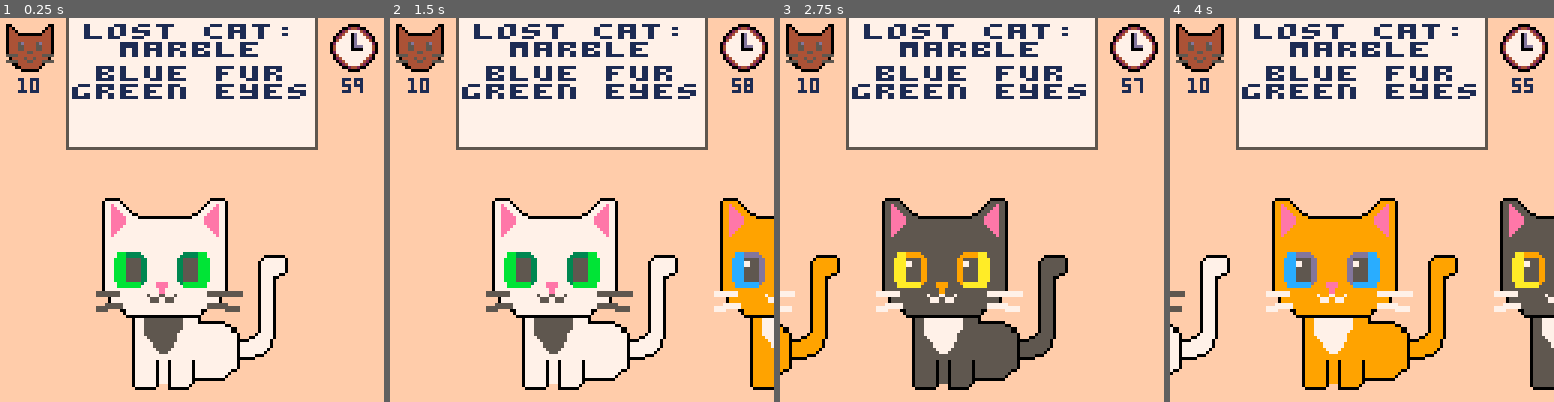
Above: before the commit, frames 1-4 (left to right).
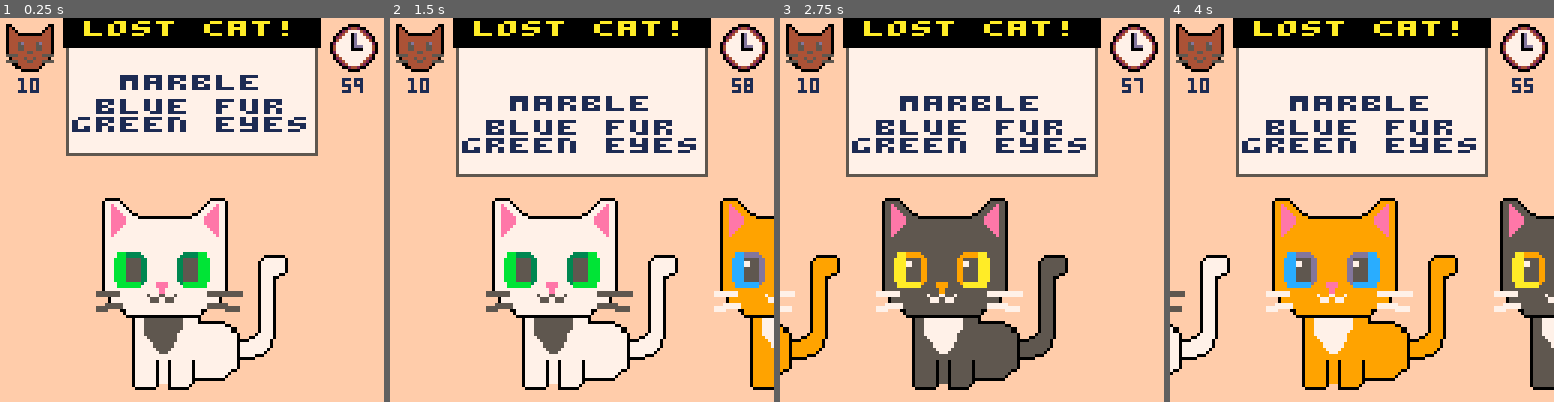
Above: after the commit, the same moments.

Repository: pcal43/pico8-papurrs-please
Game: PICO-8 cartridge pico8-home/carts/lost-cats.p8
Two runs of this game, one before a commit and one after it. Both use one fixed random seed, a clock stepped at 60 frames per second and the inputs below.
Inputs:
- Up to frame 1 (0.25 s): no input
- Up to frame 2 (1.5 s): no input
- Up to frame 3 (2.75 s): hold Right 1.6-2.1 s; hold Right from 2.47 s (still down)
- Up to frame 4 (4 s): release Right at 3.03 s; hold Left 3.08-3.58 s

The runs differ from the first frame. In frame 1, 11% of the frame differs, in the area x 16-84%, y 0-36%; in frame 2, 15%, in the area x 16-84%, y 0-42%; in frame 3, 15%; in frame 4, 15%.

Commit message:
checkpoint

Diff:
--- a/pico8-home/carts/src/GameScreen.lua
+++ b/pico8-home/carts/src/GameScreen.lua
@@ -1,12 +1,19 @@
 local GameScreen = {}
 GameScreen.new = function()
     local self = {}
+
+    local POSTER_TOP_DISPLAY_POS = 9
+    local POSTER_BOT_DISPLAY_POS = 118
+    local POSTER_NEW_DISPLAY_POS = -30
+    local POSTER_MOVE_SPEED = 4
 
     self.scrollPos = 0
     self.targetPos = 1
     self.canPress = true
     self.secondsRemaining = 60.0
     self._last_time = time()
+    self.posterY = POSTER_NEW_DISPLAY_POS
+    self.targetPosterY = POSTER_TOP_DISPLAY_POS
 
     self.catList = {}
     self.catListSize = 10
@@ -33,19 +40,28 @@
     function self.draw()
         cls(15) -- offwhite background
 
+        -- draw black header rectangle
+        local header_h = 9
+        local header_w = 84
+        local header_x = (128 - header_w) / 2
+        local header_y = 0
+
+
         -- draw poster at the top
         local rw, rh = 84, 44
         local rx = (128 - rw) / 2
-        local ry = 0
-        rectfill(rx, ry, rx + rw - 1, ry + rh - 1, 7)
-        rectfill(rx, ry, rx, ry + rh - 1, 5)                   -- left
-        rectfill(rx + rw - 1, ry, rx + rw - 1, ry + rh - 1, 5) -- right
-        rectfill(rx, ry + rh - 1, rx + rw - 1, ry + rh - 1, 5) -- bottom
+        rectfill(rx, self.posterY, rx + rw - 1, self.posterY + rh - 1, 7)
+        rect(rx, self.posterY, rx + rw - 1,  self.posterY + rh - 1, 5)
+        self.print_center_top(self.posters[1].name, 1, 2, 1, self.posterY + 9)
+        self.print_center_top("blue fur", 2, 4, 1, self.posterY + 9)
+        self.print_center_top("green eyes", 3, 4, 1, self.posterY + 9)
 
-        self.print_center_top("lost cat:", 0, 2)
-        self.print_center_top(self.posters[1].name, 1, 2)
-        self.print_center_top("blue fur", 2, 4)
-        self.print_center_top("green eyes", 3, 4)
+
+        rectfill(header_x - 1, header_y, header_x + 1 + header_w - 1, header_y + header_h, 0)
+
+        self.print_center_top("lost cat!", 0, 1, 10) -- yellow text
+
+
 
         -- draw icons: left (sprite 8) with catsRemaining, and clock (sprite 10) right with seconds
         palt(0, false) -- black is black, beige is transparent
@@ -128,15 +144,26 @@
             end
         end
 
+        -- adjust posterY to 'catch up' with targetPosterY
+        local posterDiff = self.targetPosterY - self.posterY
+        local posterDist = abs(posterDiff)
+        if posterDist > 0 then
+            if posterDist <= POSTER_MOVE_SPEED then
+                self.posterY = self.targetPosterY
+            else
+                self.posterY = self.posterY + sgn(posterDiff) * POSTER_MOVE_SPEED
+            end
+        end
+
     end
 
- function self.print_center_top(text, line, y_margin)
+ function self.print_center_top(text, line, y_margin, color, base_y)
     local TEXT_HEIGHT = 6
     local w = #text * 8
     local x = (128 - w) / 2
-    local y = (line * TEXT_HEIGHT) + (y_margin or 0)
+    local y = (base_y or 0) + (line * TEXT_HEIGHT) + (y_margin or 0)
     local wide_text = "\^w"..text
-    print(wide_text, x, y, 1, true)
+    print(wide_text, x, y, color or 1, true)
 end
 
 
